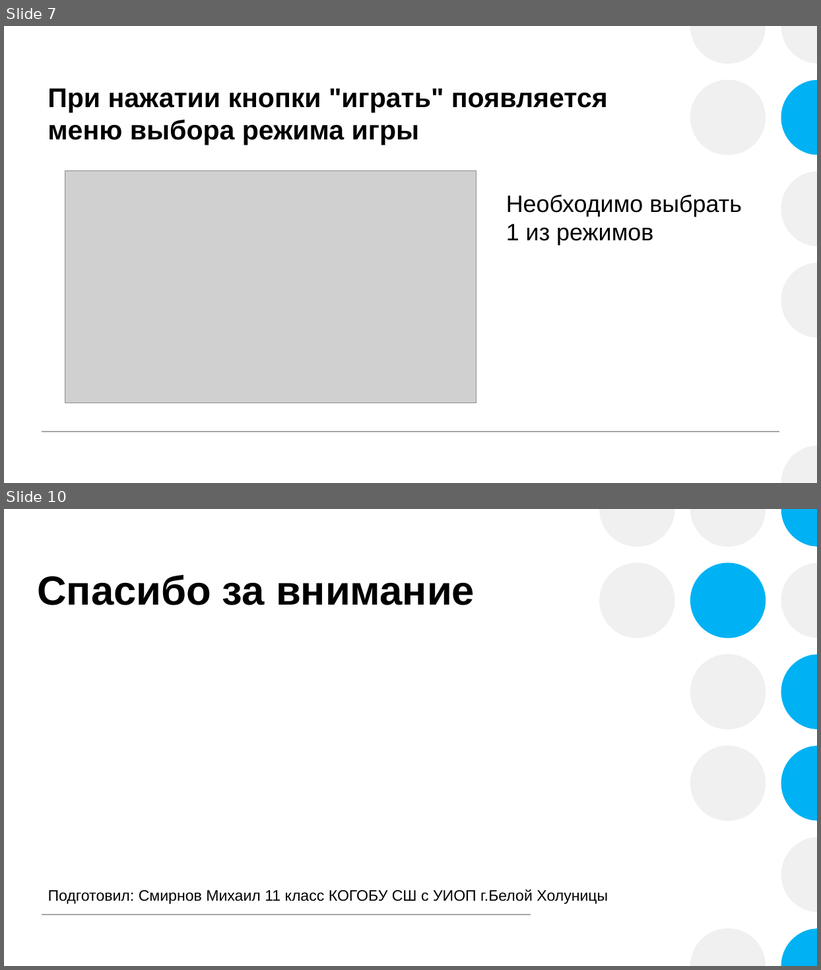
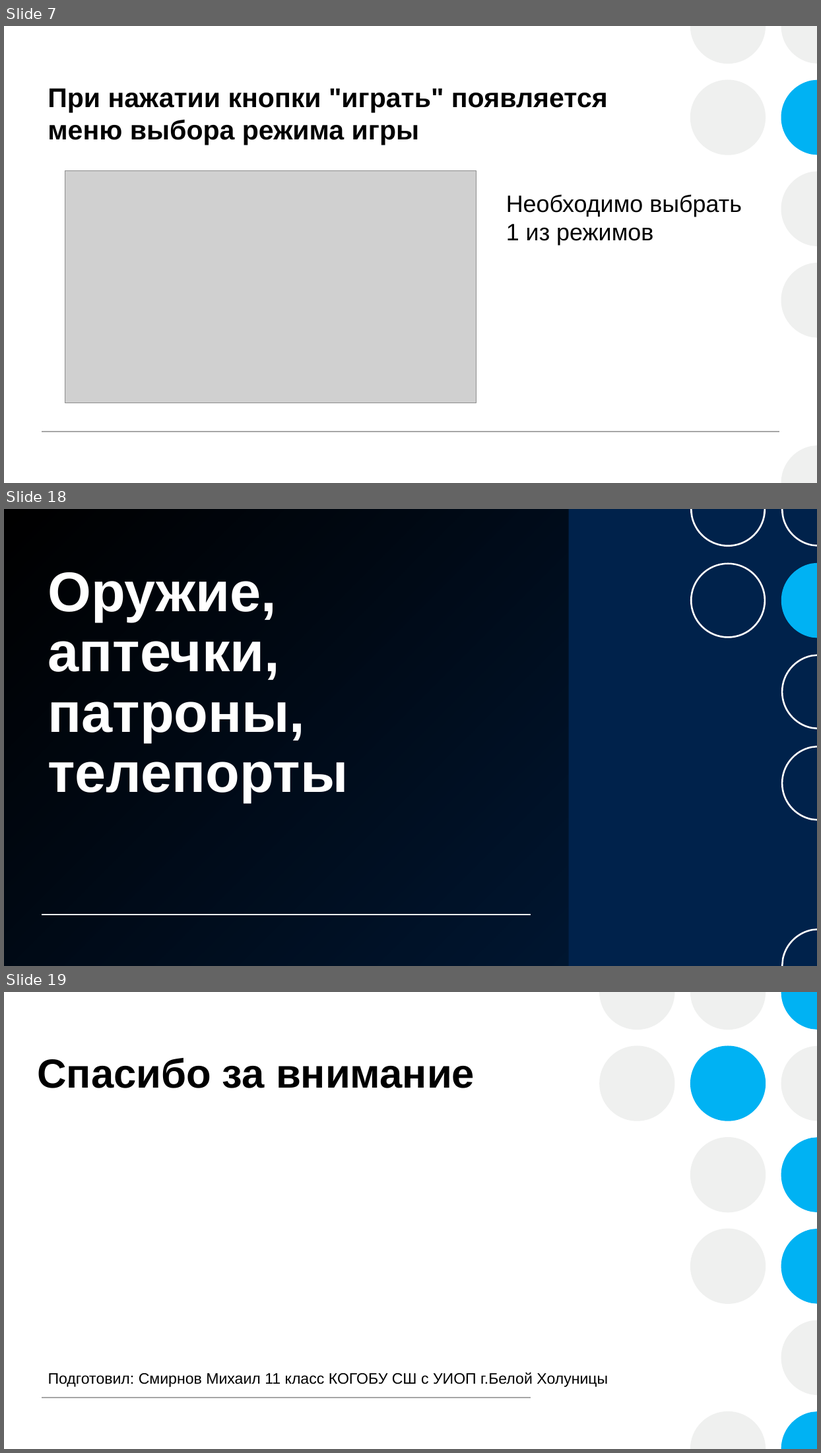
Before and after one commit to Lucian-y02/Quad-Mayhem, a slide deck: Проект pygame.pptx. Shown one above the other, each under a label of ours: slides 7 and 10 before the commit, slides 7, 18 and 19 after it; the slides between them are not shown. The pictures are 821x970 and 821x1453 pixels, drawn with LibreOffice and Linux fonts; fonts in the diff are those of the drawing; grey boxes stand for pictures; background and template pictures are left out. Boxes give left, top, right and bottom in pixels: in the first picture for what was removed or moved away, otherwise in the second. Text is boxed around its words. In the diff, an @@ line names an element or a change of style, - is before the commit and + after.

```diff
--- a/Проект pygame.pptx
+++ b/Проект pygame.pptx
@@ slide 18 added at box(4, 509, 817, 966), background picture (left out); not listed: 1 template element that a slide beside it also shows @@
@@ rectangle added at box(4, 509, 817, 966), fill #00224B @@
@@ rectangle added at box(4, 509, 569, 966), fill gradient #000000 @@
@@ group added at box(418, 509, 817, 966): 13 freeform shapes @@
@@ title added at box(48, 572, 348, 803), 66 pt, text #FFFFFF, bold @@
+Оружие, аптечки, патроны, телепорты
@@ line added from (42, 916) to (531, 916), #EFF0EF 1 pt @@
@@ group added at box(691, 509, 817, 966): 7 freeform shapes @@
@@ what was slide 10 is now slide 19 @@
```
Also in this commit, not shown: 3 slides changed, 8 other slides added.
